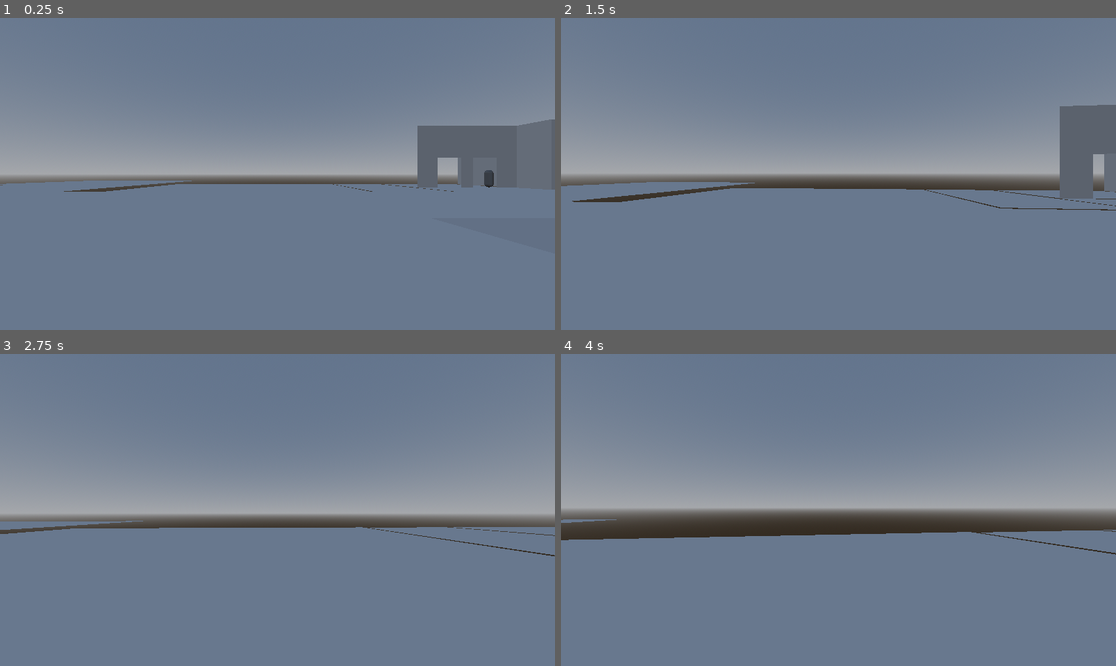
Above: before the commit, frames 1-4 (two rows, left to right).
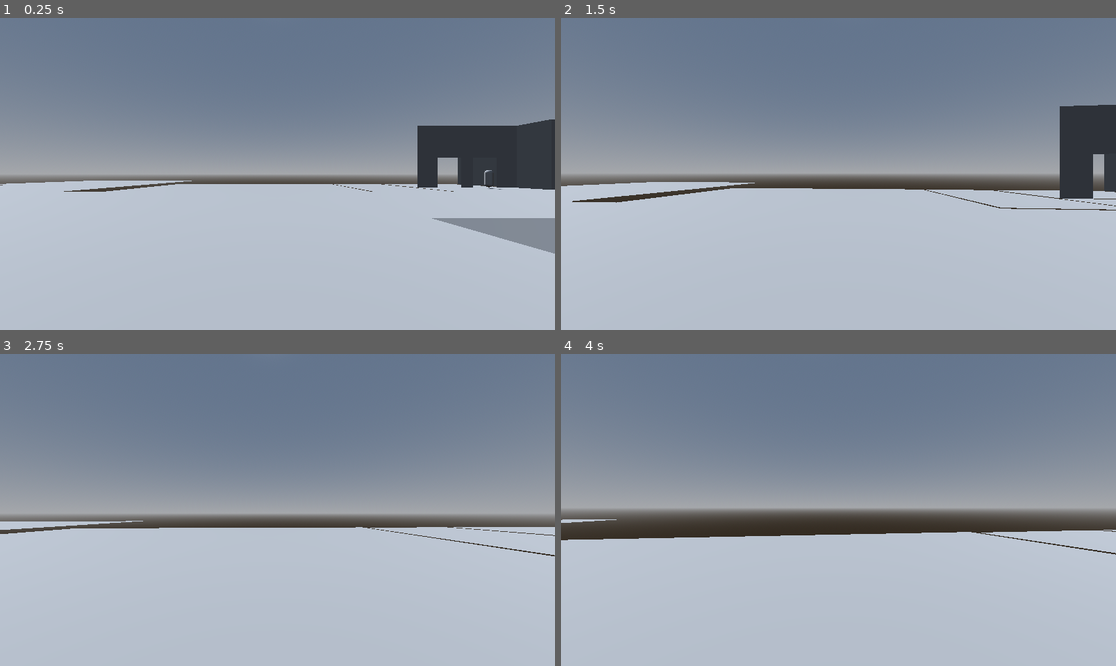
Above: after the commit, the same moments.

Repository: mFieldHouses/phase-two-the-dre-files
Game: Godot game, scene res://scenes/base_scene.tscn
Same seed, same stepped clock (60 frames per second), same inputs: the game is played once before the commit and once after it. The project has no main scene, so this scene is started directly.
Inputs (mouse positions are in pixels of both pictures, inside the frame that each line leads up to):
- Up to frame 1 (0.25 s): no input
- Up to frame 2 (1.5 s): move the mouse to (866, 174) at 0.52 s; hold W (forward) from 0.53 s (still down); tap Shift (sprint) at 0.6, 1.35 s; tap Space (jump) at 0.77 s; move the mouse to (810, 174) at 1.27 s
- Up to frame 3 (2.75 s): keep holding W (forward); tap Space (jump) at 1.52 s; move the mouse to (288, 503) at 2.02 s; tap Shift (sprint) at 2.1 s
- Up to frame 4 (4 s): keep holding W (forward); move the mouse to (832, 516) at 2.77 s; tap Shift (sprint) at 2.85, 3.6 s; tap Space (jump) at 3.02, 3.77 s; move the mouse to (877, 513) at 3.52 s

The runs differ from the first frame. In frame 1, 51% of the frame differs, in the area x 0-100%, y 32-100%; in frame 2, 48%; in frame 3, 44%; in frame 4, 42%.

Commit message:
make standard material easier on the eyes

Diff:
--- a/assets/no_culling.tres
+++ b/assets/debug_grey.tres
@@ -2,3 +2,4 @@
 
 [resource]
 cull_mode = 2
+albedo_color = Color(0.53900033, 0.53900033, 0.5390002, 1)
--- a/scenes/base_scene.tscn
+++ b/scenes/base_scene.tscn
@@ -56,3 +56,7 @@
 
 [node name="WorldEnvironment" type="WorldEnvironment" parent="."]
 environment = SubResource("Environment_pmxr0")
+
+[node name="DirectionalLight3D" type="DirectionalLight3D" parent="."]
+transform = Transform3D(1, 0, 0, 0, -0.61662376, 0.78725797, 0, -0.78725797, -0.61662376, 1389.6986, -1123.687, -3.8146973e-06)
+shadow_enabled = true
Binary file changed: assets/jvo.bin
Not shown, changed: assets/jvo.gltf
